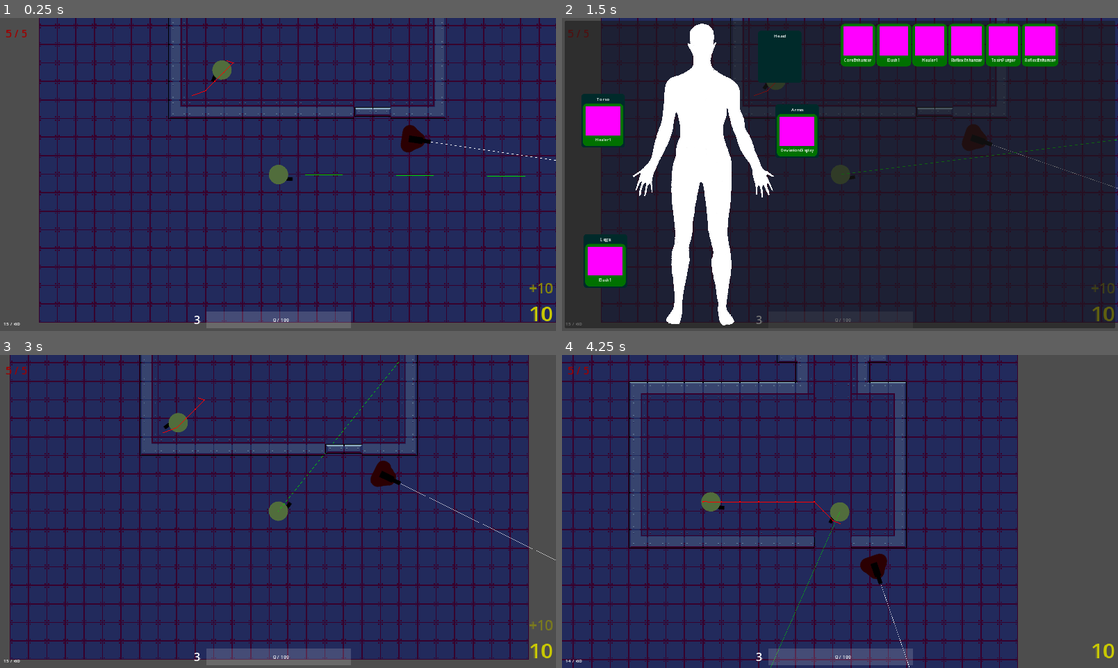
Above: before the commit, frames 1-4 (two rows, left to right).
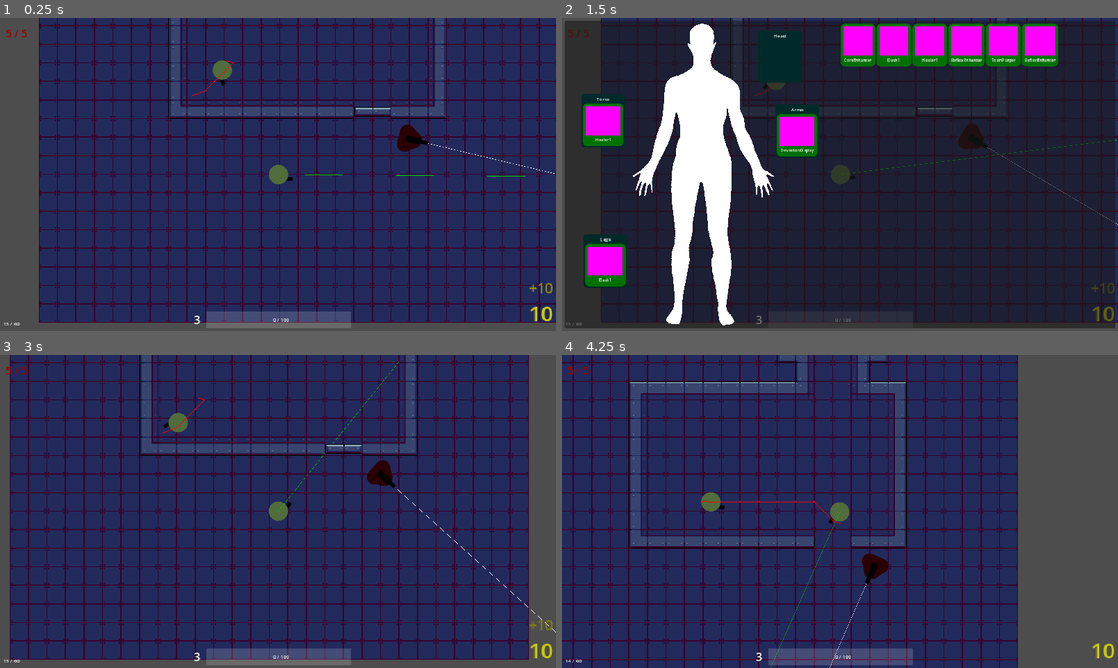
Above: after the commit, the same moments.

Repository: GrandOichii/neon-skies-godot
Game: Godot game, scene res://scenes/root.tscn
The game is run twice, just before and just after one commit, with the same random seed, the same clock (stepped at 60 frames per second) and the same inputs.
Inputs (mouse positions are in pixels of both pictures, inside the frame that each line leads up to):
- Up to frame 1 (0.25 s): no input
- Up to frame 2 (1.5 s): move the mouse to (962, 158) at 0.52 s; hold D (right) 0.53-1.25 s; hold I (dev-im-toggle) 0.53-1.25 s; click (778, 61) at 1.27 s
- Up to frame 3 (3 s): tap Enter at 2 s; move the mouse to (166, 527) at 2.02 s; hold S (down) 2.03-2.78 s; click (166, 527) at 2.1 s; tap Space (reload) at 2.75 s; move the mouse to (333, 442) at 2.77 s; hold D (right) from 2.78 s (still down); hold I (dev-im-toggle) from 2.78 s (still down)
- Up to frame 4 (4.25 s): move the mouse to (812, 574) at 3.52 s; release D (right) at 3.53 s; release I (dev-im-toggle) at 3.53 s; hold W (up) from 3.53 s (still down); click (812, 574) at 3.6 s

The runs differ from the first frame. In frame 1, 0.2% of the frame differs, in the area x 38-100%, y 13-50%; in frame 2, 0.1%; in frame 3, 0.2%, in the area x 29-100%, y 18-89%; in frame 4, 0.2%.

Commit message:
Changed how enemy rotation works, added firing to turret

Diff:
--- a/enemies/Enemy.gd
+++ b/enemies/Enemy.gd
@@ -56,7 +56,7 @@
 
 var rot_with_move: bool = true
 
-var rot_speed: float = 10
+var rot_speed: float = 5
 
 var _old_angle: float
 var _rot_target: float
@@ -103,9 +103,9 @@
 func rotate_towards_target(delta: float):
 	if reached_rotation():
 		return
-	_rot_elapsed += delta * rot_speed
-	var lr = lerp_angle(_old_angle, _rot_target, _rot_elapsed)
-	sprite.global_rotation = lr
+	var dir = rot_target - global_position
+	var a = sprite.transform.x.angle_to(dir)
+	sprite.rotate(sign(a) * min(delta * rot_speed, abs(a)))
 
 func move_towards_target(delta: float):
 
@@ -127,7 +127,7 @@
 	return not nav_agent_node.is_target_reachable() or nav_agent_node.is_target_reached() or nav_agent_node.distance_to_target() < consider_reached
 
 func reached_rotation() -> bool:
-	return _rot_elapsed > 1
+	return abs(sprite.transform.x.angle_to(rot_target - global_position)) < 0.00001
 
 #
 # signal connections
--- a/enemies/behaviors/variations/Chase.gd
+++ b/enemies/behaviors/variations/Chase.gd
@@ -8,6 +8,7 @@
 @export var what: String
 @export var speed: float
 @export var stop_range: float
+@export var rot_speed: float
 
 @export_group('Attacking')
 @export var attack_range: float
@@ -24,6 +25,8 @@
 var _active: bool = false
 var _target: Node2D = null
 
+var _prev_rot_speed: float = 1
+
 #
 # methods
 #
@@ -33,6 +36,8 @@
 
 func eb_start():
 	super.eb_start()
+	_prev_rot_speed = controller.rot_speed
+	controller.rot_speed = rot_speed
 
 	controller.speed = speed
 
@@ -43,6 +48,7 @@
 
 func eb_stop():
 	super.eb_stop()
+	controller.rot_speed = _prev_rot_speed
 	controller.rot_with_move = true
 	_active = false
 
@@ -58,7 +64,6 @@
 	var distance = controller.global_position.distance_to(_target.global_position)
 	if distance < attack_range:
 		_attack()
-	controller.sprite.look_at(_target.position)
 	if distance < stop_range:
 		return
 	controller.move_towards_target(delta)
@@ -78,7 +83,8 @@
 func _on_vision_cone_lost(b: Node2D):
 	if _target != b:
 		return
-	controller.data[last_pos_var_name] = _target
+	if last_pos_var_name.length() != 0:
+		controller.data[last_pos_var_name] = _target
 	_target = null
 	controller.current_state = on_lost
 
--- a/enemies/behaviors/variations/Chase.tscn
+++ b/enemies/behaviors/variations/Chase.tscn
@@ -4,6 +4,7 @@
 
 [node name="Chase" type="Node"]
 script = ExtResource("1_vymfe")
+rot_speed = 1.0
 
 [node name="UpdatePathTimer" type="Timer" parent="."]
 wait_time = 0.1
--- a/enemies/variations/Turret.tscn
+++ b/enemies/variations/Turret.tscn
@@ -1,24 +1,36 @@
-[gd_scene load_steps=5 format=3 uid="uid://de30c10cvlnk0"]
+[gd_scene load_steps=9 format=3 uid="uid://de30c10cvlnk0"]
 
 [ext_resource type="PackedScene" uid="uid://cfcer7aeaep8x" path="res://enemies/Enemy.tscn" id="1_sx6pq"]
 [ext_resource type="Texture2D" uid="uid://8h2c4vsesupr" path="res://art/turret1.png" id="2_ybnid"]
 [ext_resource type="PackedScene" uid="uid://qskr32g3vh86" path="res://common/LaserPointer.tscn" id="3_kallc"]
 [ext_resource type="PackedScene" uid="uid://d26d7aod68kxw" path="res://enemies/behaviors/variations/Guard.tscn" id="3_sr0y6"]
+[ext_resource type="PackedScene" uid="uid://b2enik8bjmhw5" path="res://enemies/common/VisionCone.tscn" id="4_l8edc"]
+[ext_resource type="PackedScene" uid="uid://cgh7skii2sbu" path="res://attacking/AttackController.tscn" id="5_wtti3"]
+[ext_resource type="PackedScene" uid="uid://bw5l4rqeb3qt6" path="res://enemies/behaviors/variations/Chase.tscn" id="6_b5he5"]
+[ext_resource type="Resource" uid="uid://b0dbl1c8gyv82" path="res://guns/Gun1.tres" id="6_mbvt6"]
 
 [node name="Turret" instance=ExtResource("1_sx6pq")]
 initial_state = "guard"
 
 [node name="Sprite" parent="." index="0"]
-position = Vector2(11, 0)
 texture = ExtResource("2_ybnid")
 
 [node name="LaserPointer" parent="Sprite" index="0" node_paths=PackedStringArray("muzzle_point") instance=ExtResource("3_kallc")]
 position = Vector2(-11, 0)
 color = Color(1, 0, 0, 1)
 laser_range = 1000.0
-muzzle_point = NodePath("../Muzzle")
+muzzle_point = NodePath("../AttackController/Muzzle")
 
-[node name="Muzzle" type="Marker2D" parent="Sprite" index="1"]
+[node name="VisionCone" parent="Sprite" index="1" instance=ExtResource("4_l8edc")]
+degree = 30.0
+look_for_group = "player"
+
+[node name="AttackController" parent="Sprite" index="2" node_paths=PackedStringArray("rotation_controller") instance=ExtResource("5_wtti3")]
+starting_gun = ExtResource("6_mbvt6")
+rotation_controller = NodePath("..")
+initial_total_ammo = 60
+
+[node name="Muzzle" parent="Sprite/AttackController" index="0"]
 position = Vector2(53, 0)
 
 [node name="Collision" parent="." index="1"]
@@ -26,6 +38,18 @@
 
 [node name="Guard" parent="Behaviors" index="0" node_paths=PackedStringArray("sprite") instance=ExtResource("3_sr0y6")]
 to_angle = 179.0
-rot_speed = 0.2
+wait_when_reached = 0.0
 sprite = NodePath("../../Sprite")
 state = "guard"
+
+[node name="Chase" parent="Behaviors" index="1" node_paths=PackedStringArray("attack_controller") instance=ExtResource("6_b5he5")]
+what = "enemy"
+attack_range = 1000.0
+attack_controller = NodePath("../../Sprite/AttackController")
+on_lost = "guard"
+state = "chase"
+
+[connection signal="lost" from="Sprite/VisionCone" to="Behaviors/Chase" method="_on_vision_cone_lost"]
+[connection signal="spotted" from="Sprite/VisionCone" to="Behaviors/Chase" method="_on_vision_cone_spotted"]
+
+[editable path="Sprite/AttackController"]
